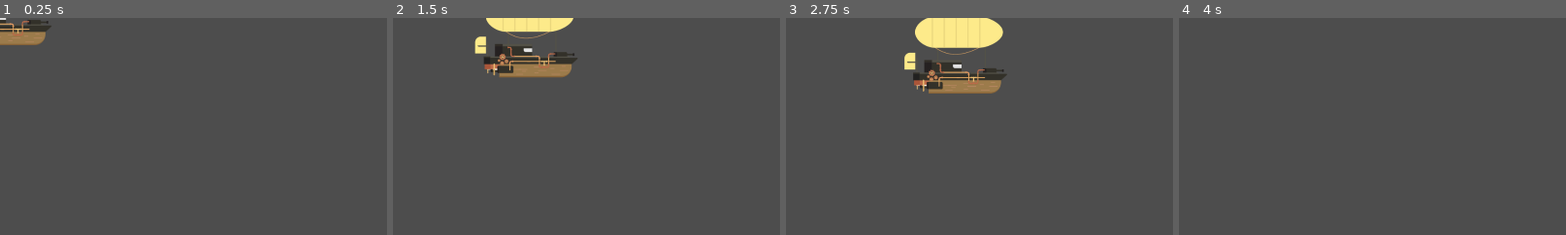
Above: before the commit, frames 1-4 (left to right).
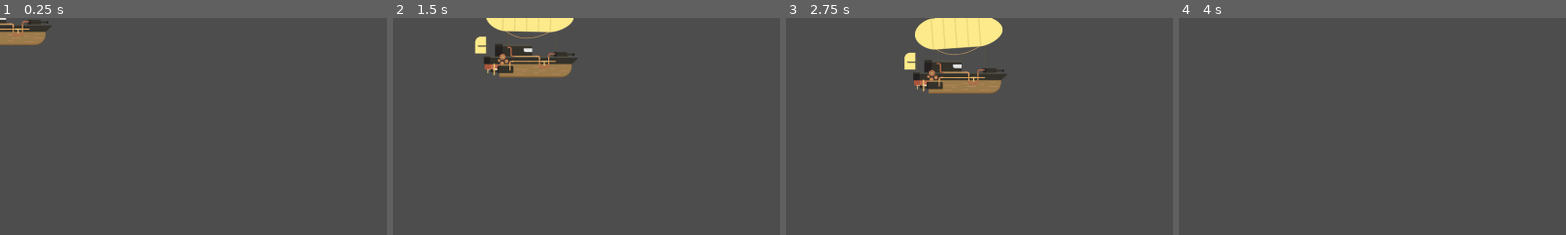
Above: after the commit, the same moments.

Repository: luishernandezg/arkanet
Game: Godot game, scene res://Scenes/Nivel1.tscn
Same seed, same stepped clock (60 frames per second), same inputs: the game is played once before the commit and once after it.
Inputs:
- Up to frame 1 (0.25 s): no input
- Up to frame 2 (1.5 s): tap Enter at 0.5 s; hold D (move_right) 0.53-1.28 s; tap S (move_dowm) at 0.6, 1.35 s; hold A (move_left) from 1.28 s (still down)
- Up to frame 3 (2.75 s): release A (move_left) at 2.03 s; hold D (move_right) from 2.03 s (still down); tap S (move_dowm) at 2.1 s
- Up to frame 4 (4 s): release D (move_right) at 2.78 s; hold W (move_up) 2.78-3.53 s; tap S (move_dowm) at 2.85, 3.6 s; tap Space at 3.5 s; hold A (move_left) from 3.53 s (still down)
The pictures show only the part of the screen within x 0-50%, y 0-50%; the shares and areas given below are measured in that part.

The runs differ from the first frame. In frame 2, 0.1% of the frame differs, in the area x 24-47%, y 0-9%; in frame 3, 0.4%, in the area x 33-57%, y 0-17%; in frame 4, nothing differs.

Commit message:
character move animation

Diff:
--- /dev/null
+++ b/Scenes/Character.tscn
@@ -0,0 +1,159 @@
+[gd_scene load_steps=23 format=3 uid="uid://bwqfgmp83lufd"]
+
+[ext_resource type="Script" path="res://Scripts/character.gd" id="1_0lpbi"]
+[ext_resource type="Texture2D" uid="uid://f5daxsmj3dxd" path="res://Assets/personaje/pj_barco_2.png" id="2_oetrb"]
+[ext_resource type="Texture2D" uid="uid://dq4gxtnsdvl5v" path="res://Assets/personaje/pj_globo.png" id="3_vsygr"]
+
+[sub_resource type="AtlasTexture" id="AtlasTexture_n35es"]
+atlas = ExtResource("2_oetrb")
+region = Rect2(0, 0, 296, 165)
+
+[sub_resource type="AtlasTexture" id="AtlasTexture_quqqe"]
+atlas = ExtResource("2_oetrb")
+region = Rect2(296, 0, 296, 165)
+
+[sub_resource type="AtlasTexture" id="AtlasTexture_wmgou"]
+atlas = ExtResource("2_oetrb")
+region = Rect2(592, 0, 296, 165)
+
+[sub_resource type="AtlasTexture" id="AtlasTexture_gh1s4"]
+atlas = ExtResource("2_oetrb")
+region = Rect2(888, 0, 296, 165)
+
+[sub_resource type="AtlasTexture" id="AtlasTexture_8oanv"]
+atlas = ExtResource("2_oetrb")
+region = Rect2(1184, 0, 296, 165)
+
+[sub_resource type="SpriteFrames" id="SpriteFrames_0mlur"]
+animations = [{
+"frames": [{
+"duration": 1.0,
+"texture": SubResource("AtlasTexture_n35es")
+}, {
+"duration": 1.0,
+"texture": SubResource("AtlasTexture_quqqe")
+}, {
+"duration": 1.0,
+"texture": SubResource("AtlasTexture_wmgou")
+}, {
+"duration": 1.0,
+"texture": SubResource("AtlasTexture_gh1s4")
+}, {
+"duration": 1.0,
+"texture": SubResource("AtlasTexture_8oanv")
+}],
+"loop": true,
+"name": &"Idle",
+"speed": 15.0
+}]
+
+[sub_resource type="CapsuleShape2D" id="CapsuleShape2D_76erp"]
+radius = 79.0
+height = 262.0
+
+[sub_resource type="Animation" id="Animation_eojbc"]
+length = 0.001
+tracks/0/type = "value"
+tracks/0/imported = false
+tracks/0/enabled = true
+tracks/0/path = NodePath("Globo:rotation")
+tracks/0/interp = 1
+tracks/0/loop_wrap = true
+tracks/0/keys = {
+"times": PackedFloat32Array(0),
+"transitions": PackedFloat32Array(1),
+"update": 0,
+"values": [0.0]
+}
+
+[sub_resource type="Animation" id="Animation_ykjrc"]
+resource_name = "move_right"
+length = 0.5
+tracks/0/type = "value"
+tracks/0/imported = false
+tracks/0/enabled = true
+tracks/0/path = NodePath("Globo:rotation")
+tracks/0/interp = 1
+tracks/0/loop_wrap = true
+tracks/0/keys = {
+"times": PackedFloat32Array(0, 0.5),
+"transitions": PackedFloat32Array(1, 1),
+"update": 0,
+"values": [0.0, -0.0698132]
+}
+
+[sub_resource type="Animation" id="Animation_h0s08"]
+resource_name = "move_left"
+length = 0.5
+tracks/0/type = "value"
+tracks/0/imported = false
+tracks/0/enabled = true
+tracks/0/path = NodePath("Globo:rotation")
+tracks/0/interp = 1
+tracks/0/loop_wrap = true
+tracks/0/keys = {
+"times": PackedFloat32Array(0, 0.5),
+"transitions": PackedFloat32Array(1, 1),
+"update": 0,
+"values": [0.0, 0.0698132]
+}
+
+[sub_resource type="AnimationLibrary" id="AnimationLibrary_ak5kg"]
+_data = {
+"RESET": SubResource("Animation_eojbc"),
+"move_left": SubResource("Animation_h0s08"),
+"move_right": SubResource("Animation_ykjrc")
+}
+
+[sub_resource type="AnimationNodeAnimation" id="AnimationNodeAnimation_5qha4"]
+animation = &"RESET"
+
+[sub_resource type="AnimationNodeAnimation" id="AnimationNodeAnimation_4ho6a"]
+animation = &"move_left"
+
+[sub_resource type="AnimationNodeAnimation" id="AnimationNodeAnimation_rf12a"]
+animation = &"move_right"
+
+[sub_resource type="AnimationNodeStateMachineTransition" id="AnimationNodeStateMachineTransition_cb8hm"]
+
+[sub_resource type="AnimationNodeStateMachineTransition" id="AnimationNodeStateMachineTransition_jq3fs"]
+
+[sub_resource type="AnimationNodeStateMachineTransition" id="AnimationNodeStateMachineTransition_lba2e"]
+
+[sub_resource type="AnimationNodeStateMachineTransition" id="AnimationNodeStateMachineTransition_3vo2d"]
+
+[sub_resource type="AnimationNodeStateMachine" id="AnimationNodeStateMachine_f3tpt"]
+states/End/position = Vector2(1085, 99)
+states/RESET/node = SubResource("AnimationNodeAnimation_5qha4")
+states/RESET/position = Vector2(562.5, 99)
+states/move_left/node = SubResource("AnimationNodeAnimation_4ho6a")
+states/move_left/position = Vector2(364, 99.5)
+states/move_right/node = SubResource("AnimationNodeAnimation_rf12a")
+states/move_right/position = Vector2(755.5, 99)
+transitions = ["move_left", "RESET", SubResource("AnimationNodeStateMachineTransition_cb8hm"), "RESET", "move_left", SubResource("AnimationNodeStateMachineTransition_jq3fs"), "RESET", "move_right", SubResource("AnimationNodeStateMachineTransition_lba2e"), "move_right", "RESET", SubResource("AnimationNodeStateMachineTransition_3vo2d")]
+
+[node name="Character" type="CharacterBody2D"]
+script = ExtResource("1_0lpbi")
+
+[node name="Body" type="AnimatedSprite2D" parent="."]
+sprite_frames = SubResource("SpriteFrames_0mlur")
+animation = &"Idle"
+frame_progress = 0.372453
+
+[node name="Globo" type="Sprite2D" parent="."]
+position = Vector2(9, -76)
+texture = ExtResource("3_vsygr")
+
+[node name="CollisionShape2D" type="CollisionShape2D" parent="."]
+position = Vector2(6, -28)
+rotation = 1.5708
+shape = SubResource("CapsuleShape2D_76erp")
+
+[node name="AnimationPlayer" type="AnimationPlayer" parent="."]
+libraries = {
+"": SubResource("AnimationLibrary_ak5kg")
+}
+
+[node name="AnimationTree" type="AnimationTree" parent="."]
+tree_root = SubResource("AnimationNodeStateMachine_f3tpt")
+anim_player = NodePath("../AnimationPlayer")
--- a/Scenes/Nivel1.tscn
+++ b/Scenes/Nivel1.tscn
@@ -1,27 +1,7 @@
-[gd_scene load_steps=5 format=3 uid="uid://bkpuv3tv720x0"]
+[gd_scene load_steps=2 format=3 uid="uid://bkpuv3tv720x0"]
 
-[ext_resource type="Script" path="res://Scripts/character.gd" id="1_nopvs"]
-[ext_resource type="Texture2D" uid="uid://f5daxsmj3dxd" path="res://Assets/personaje/pj_barco_2.png" id="2_2faxu"]
-[ext_resource type="Texture2D" uid="uid://dq4gxtnsdvl5v" path="res://Assets/personaje/pj_globo.png" id="3_ifyy7"]
-
-[sub_resource type="CapsuleShape2D" id="CapsuleShape2D_76erp"]
-radius = 79.0
-height = 262.0
+[ext_resource type="PackedScene" uid="uid://bwqfgmp83lufd" path="res://Scenes/Character.tscn" id="1_2ripf"]
 
 [node name="Nivel1" type="Node2D"]
 
-[node name="Character" type="CharacterBody2D" parent="."]
-script = ExtResource("1_nopvs")
-
-[node name="Body" type="Sprite2D" parent="Character"]
-texture = ExtResource("2_2faxu")
-hframes = 5
-
-[node name="Globo" type="Sprite2D" parent="Character"]
-position = Vector2(9, -76)
-texture = ExtResource("3_ifyy7")
-
-[node name="CollisionShape2D" type="CollisionShape2D" parent="Character"]
-position = Vector2(6, -28)
-rotation = 1.5708
-shape = SubResource("CapsuleShape2D_76erp")
+[node name="Character" parent="." instance=ExtResource("1_2ripf")]
--- /dev/null
+++ b/Scenes/playbacks/character_animation_tree_playback.tres
@@ -0,0 +1,3 @@
+[gd_resource type="AnimationNodeStateMachinePlayback" format=3 uid="uid://cj8f71ruqtloe"]
+
+[resource]
--- a/Scripts/character.gd
+++ b/Scripts/character.gd
@@ -2,6 +2,8 @@
 
 
 @export var speed = 600.0
+
+@onready var playback: AnimationNodeStateMachinePlayback = $AnimationTree.get("parameters/playback")
 
 func _physics_process(delta: float) -> void:
 
@@ -9,6 +11,15 @@
 	var directionX := Input.get_axis("move_left", "move_right")
 	var directionY := Input.get_axis("move_up", "move_dowm")
 
+	if(velocity == Vector2.ZERO):
+		playback.start('RESET')
+
+	if(directionX < 0):
+		playback.travel('move_left')
+
+	if(directionX > 0):
+		playback.travel('move_right')
+
 	velocity.x = directionX * speed
 	velocity.y = directionY * speed
 
